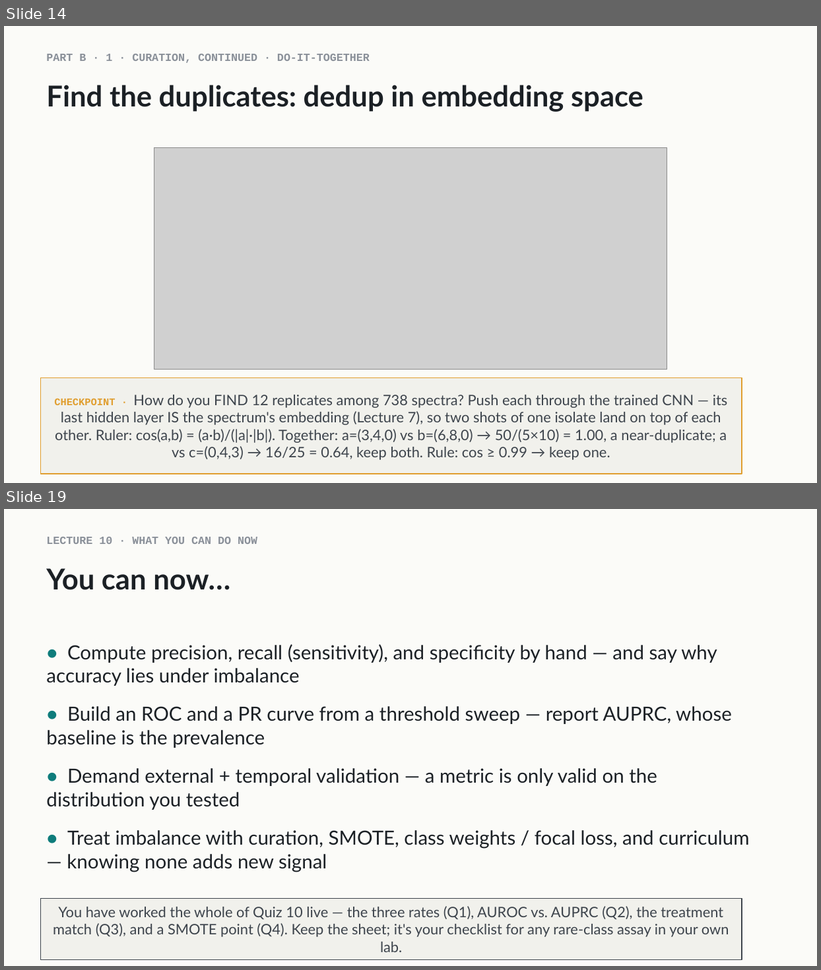
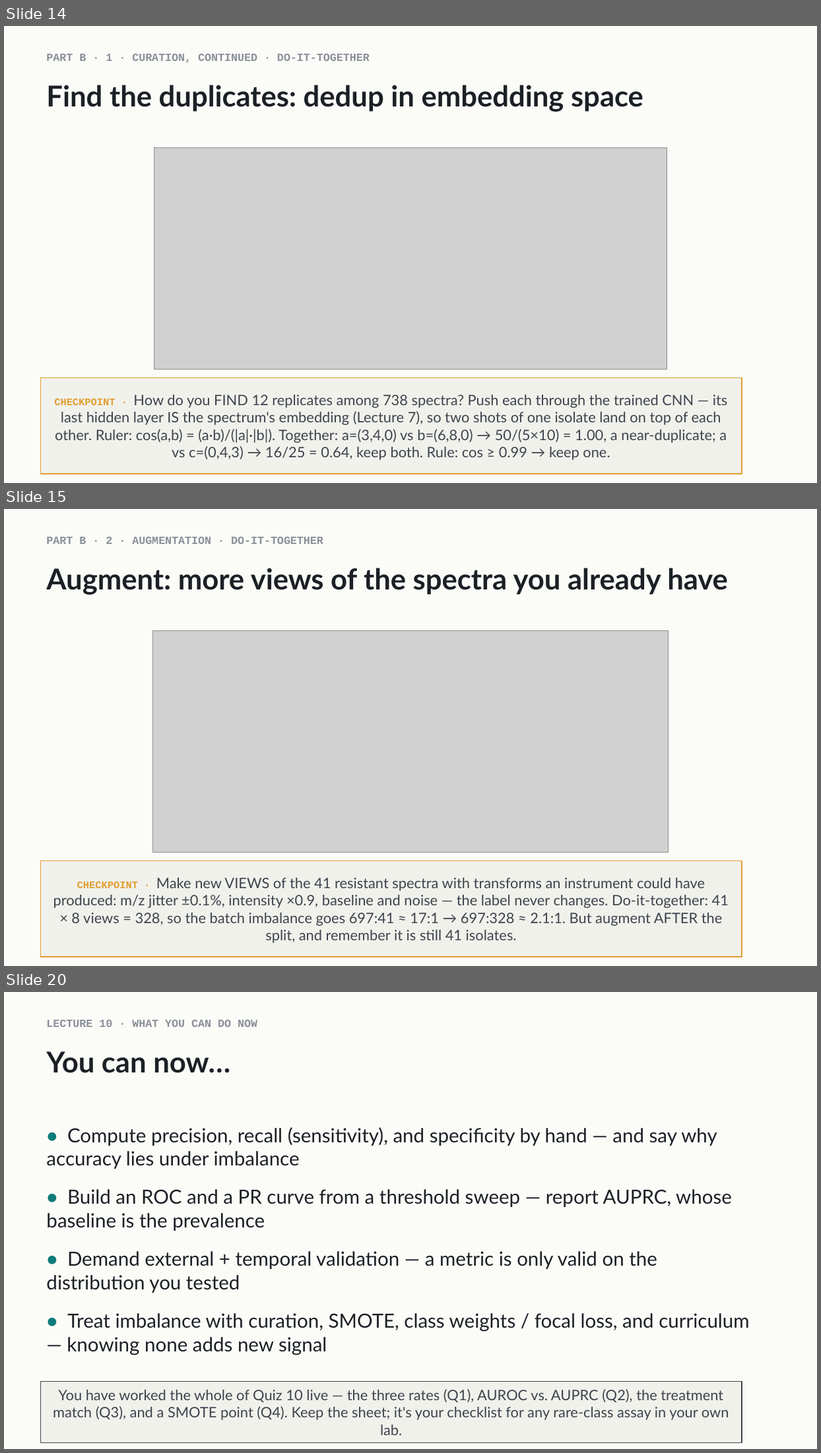
Before and after one commit to indigobio/msacl_dl_course, a slide deck: slides/pptx/lecture10_imbalanced_data.pptx. Shown one above the other, each under a label of ours: slides 14 and 19 before the commit, slides 14, 15 and 20 after it; the slides between them are not shown. The pictures are 821x970 and 821x1453 pixels, drawn with LibreOffice and Linux fonts; fonts in the diff are those of the drawing; grey boxes stand for pictures. Boxes give left, top, right and bottom in pixels: in the first picture for what was removed or moved away, otherwise in the second. Text is boxed around its words. In the diff, an @@ line names an element or a change of style, - is before the commit and + after.

```diff
--- a/slides/pptx/lecture10_imbalanced_data.pptx
+++ b/slides/pptx/lecture10_imbalanced_data.pptx
@@ slide 15 added at (4,509,817,966), background #FBFBF8 @@
@@ text added at (46,537,323,544), 13 pt, text #8A9099, bold @@
+PART B · 2 · AUGMENTATION · DO-IT-TOGETHER
@@ text added at (46,568,728,595), 34 pt, text #1B2025, bold @@
+Augment: more views of the spectra you already have
@@ picture added at (153,631,668,852) @@
@@ rectangle added at (40,861,742,957), fill #F1F1EC, outline #E09E2F 1 pt, 17 pt, text #3D444C @@
+CHECKPOINT · Make new VIEWS of the 41 resistant spectra with transforms an instrument could have produced: m/z jitter ±0.1%, intensity ×0.9, baseline and noise — the label never changes. Do-it-together: 41 × 8 views = 328, so the batch imbalance goes 697:41 ≈ 17:1 → 697:328 ≈ 2.1:1. But augment AFTER the split, and remember it is still 41 isolates.
@@ what was slide 19 is now slide 20 @@
```
Also in this commit, not shown: 5 slides changed, 4 other files.
